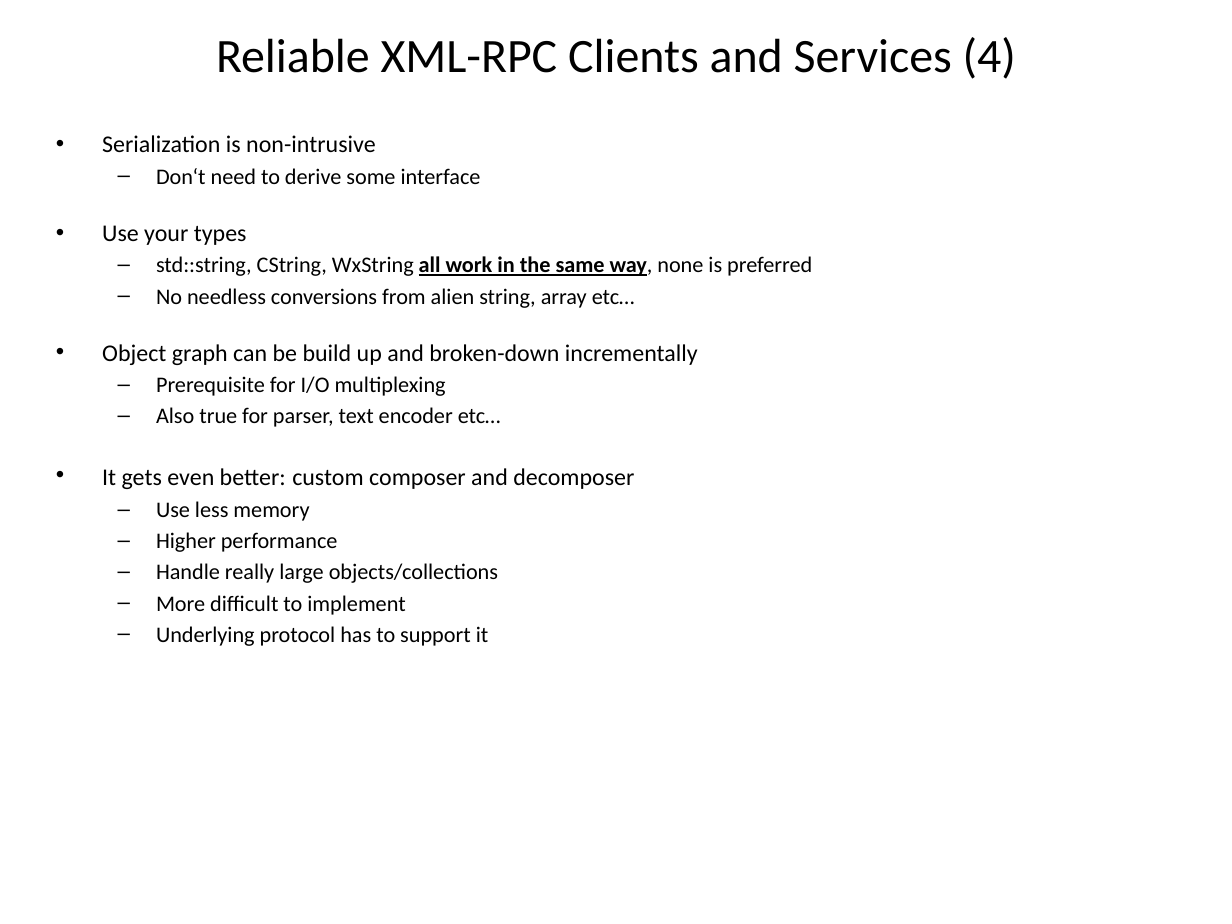
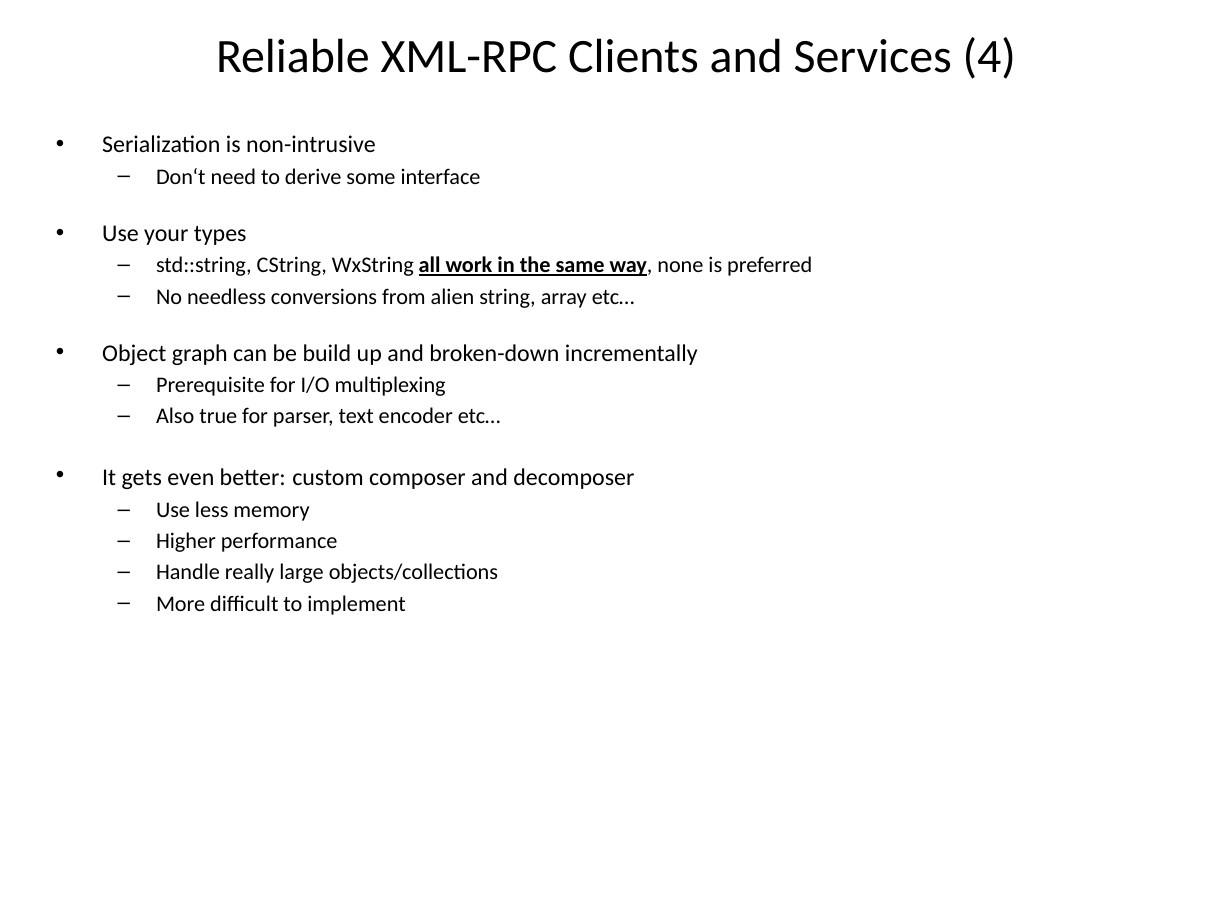
Before and after one commit to Pt-Framework/Pt, a slide deck: slide 26 of doc/other/asynchrony_for_the_masses.pptx. Drawn at 1232x924 pixels with LibreOffice and Linux fonts; fonts in the diff are those of the drawing. Boxes give left, top, right and bottom in pixels: in the first picture for what was removed or moved away, otherwise in the second. Text is boxed around its words. In the diff, an @@ line names an element or a change of style, - is before the commit and + after.

```diff
--- a/doc/other/asynchrony_for_the_masses.pptx
+++ b/doc/other/asynchrony_for_the_masses.pptx
@@ text at [156, 626, 489, 646]: paragraph removed @@
-  – Underlying protocol has to support it
```
Also in this commit, not shown: 3 other slides changed, 1 other file.
